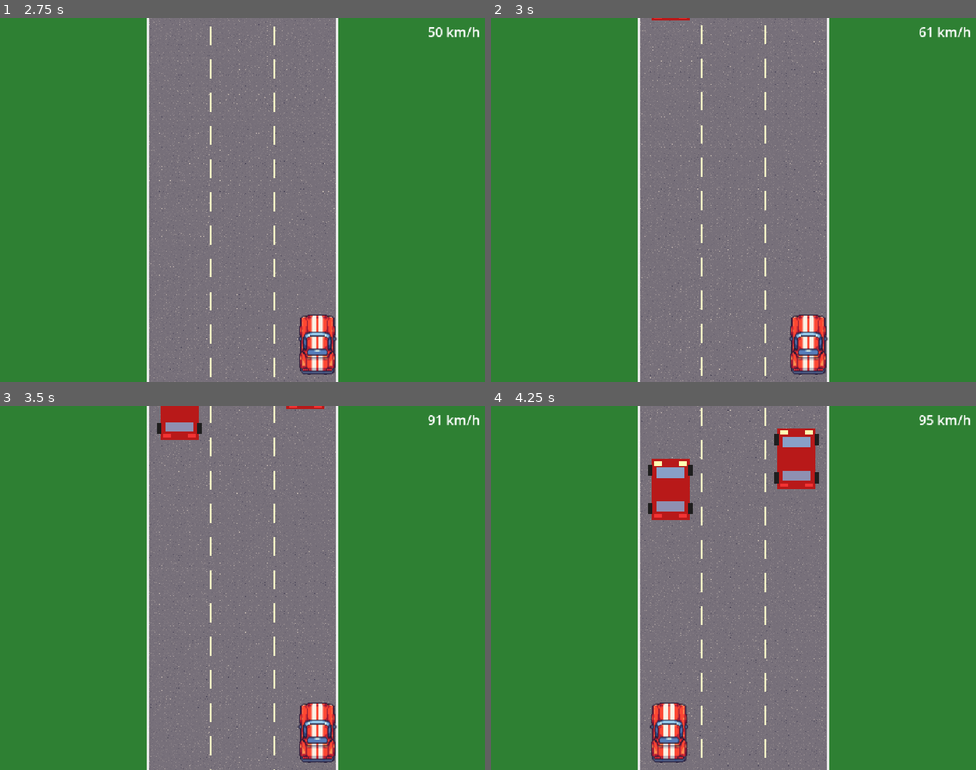
Above: before the commit, frames 1-4 (two rows, left to right).
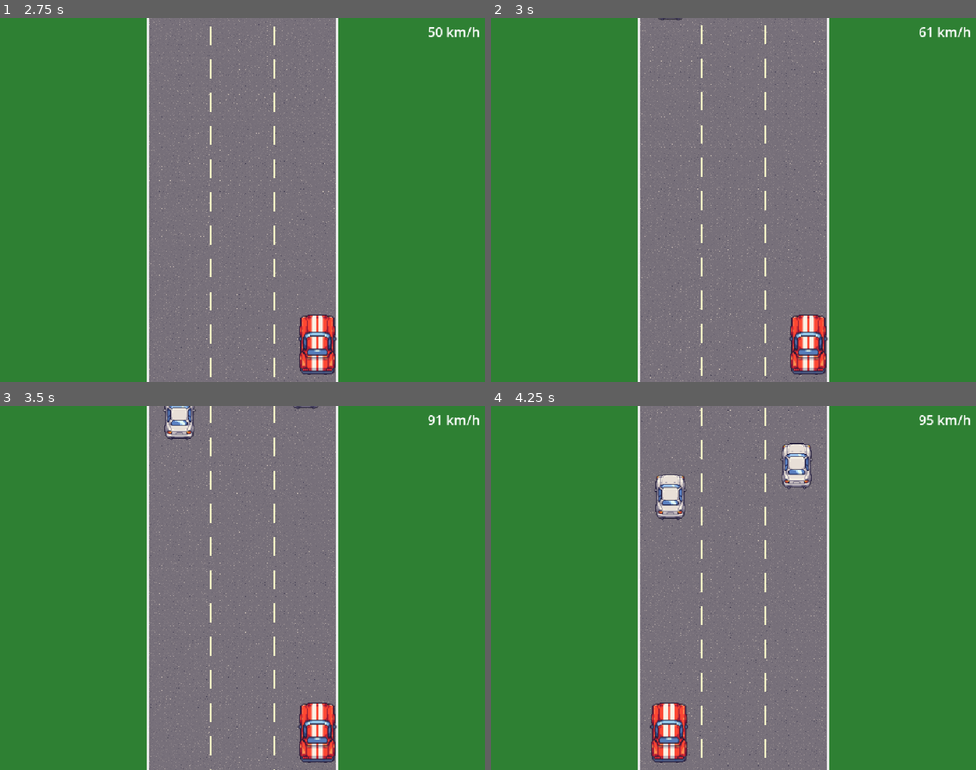
Above: after the commit, the same moments.

Repository: Antonio-Ingegnere/road-race
Game: Godot game, scene res://scenes/main.tscn
Same seed, same stepped clock (60 frames per second), same inputs: the game is played once before the commit and once after it.
Inputs:
- Up to frame 1 (2.75 s): tap Enter at 0.5 s; hold Right (ui_right) 0.53-1.28 s; hold Down (ui_down) 1.28-2.03 s; hold Right (ui_right) from 2.03 s (still down)
- Up to frame 2 (3 s): release Right (ui_right) at 2.78 s; hold Up (ui_up) from 2.78 s (still down)
- Up to frame 3 (3.5 s): keep holding Up (ui_up)
- Up to frame 4 (4.25 s): release Up (ui_up) at 3.53 s; hold Left (ui_left) from 3.53 s (still down)

Frame 1 is identical in both runs. In frame 2, less than 0.1% of the frame differs, in the area x 33-41%, y 0-1%; in frame 3, 0.8%; in frame 4, 2.8%, in the area x 32-68%, y 6-32%.

Commit message:
Replace obstacle cars with HondaCivic sprite and pixel-perfect collision
Procedural rect-drawing replaced with HondaCivic.png (64x64, scaled 1.5x).
Alpha masks built at startup from raw PNG pixels; collision walks the
AABB intersection at 2px steps and fires only on opaque-pixel overlap in
both sprites, so near-misses past car edges are correctly skipped.

Co-Authored-By: Claude Sonnet 4.6 <noreply@anthropic.com>

Diff:
--- a/scenes/main.tscn
+++ b/scenes/main.tscn
@@ -26,11 +26,12 @@
 [node name="HUD" type="CanvasLayer" parent="." unique_id=312456789]
 
 [node name="SpeedLabel" type="Label" parent="HUD" unique_id=312456790]
+anchors_preset = 1
 anchor_left = 1.0
 anchor_right = 1.0
 offset_left = -130.0
+offset_top = 10.0
 offset_right = -10.0
-offset_top = 10.0
 offset_bottom = 46.0
 theme_override_font_sizes/font_size = 28
 horizontal_alignment = 2
--- a/scripts/obstacle_manager.gd
+++ b/scripts/obstacle_manager.gd
@@ -4,13 +4,19 @@
 const ROAD_WIDTH := 400.0
 const LANE_COUNT := 3
 const OBS_SPEED_KMH := 50.0
-const OBS_W := 80.0
-const OBS_H := 128.0
-# Hitbox half-extents used for collision (slightly smaller than visuals)
-const CAR_HW := 34.0
-const CAR_HH := 54.0
-const OBS_HW := 30.0
-const OBS_HH := 52.0
+const OBS_SCALE: float = 1.5
+
+# Player car sprite dims at texture resolution; Sprite2D renders at scale 2
+const CAR_TEX_W := 42
+const CAR_TEX_H := 64
+const CAR_SCR_HW := 42.0  # half-width on screen  = CAR_TEX_W * 2 / 2
+const CAR_SCR_HH := 64.0  # half-height on screen = CAR_TEX_H * 2 / 2
+
+var _obs_tex: Texture2D
+var _obs_mask: PackedByteArray
+var _obs_tex_w: int
+var _obs_tex_h: int
+var _car_mask: PackedByteArray
 
 var _obstacles: Array[Vector2] = []
 var _spawn_timer := 0.0
@@ -23,6 +29,26 @@
 
 func _ready() -> void:
 	_car = get_parent().get_node("Car")
+
+	var obs_img := Image.new()
+	obs_img.load("res://assets/HondaCivic.png")
+	_obs_tex_w = obs_img.get_width()
+	_obs_tex_h = obs_img.get_height()
+	_obs_mask = _build_alpha_mask(obs_img, _obs_tex_w, _obs_tex_h)
+	_obs_tex = ImageTexture.create_from_image(obs_img)
+
+	var car_img := Image.new()
+	car_img.load("res://assets/car.png")
+	_car_mask = _build_alpha_mask(car_img, CAR_TEX_W, CAR_TEX_H)
+
+
+func _build_alpha_mask(img: Image, w: int, h: int) -> PackedByteArray:
+	var mask := PackedByteArray()
+	mask.resize(w * h)
+	for y in range(h):
+		for x in range(w):
+			mask[y * w + x] = 1 if img.get_pixel(x, y).a > 0.1 else 0
+	return mask
 
 
 func _process(delta: float) -> void:
@@ -38,16 +64,43 @@
 	var obs_scroll: float = (_car.speed_kmh - OBS_SPEED_KMH) * _car.KMH_TO_PXS * delta
 	for i in range(_obstacles.size()):
 		_obstacles[i].y += obs_scroll
-	_obstacles = _obstacles.filter(func(p: Vector2) -> bool: return p.y < screen_h + OBS_H)
+	var cull_y := _obs_tex_h * OBS_SCALE * 0.5
+	_obstacles = _obstacles.filter(func(p: Vector2) -> bool: return p.y < screen_h + cull_y)
 
 	var cp := _car.position
 	for op in _obstacles:
-		if abs(cp.x - op.x) < CAR_HW + OBS_HW and abs(cp.y - op.y) < CAR_HH + OBS_HH:
+		if _pixel_collision(op, cp):
 			hit_detected.emit()
 			set_process(false)
 			return
 
 	queue_redraw()
+
+
+func _pixel_collision(op: Vector2, car_pos: Vector2) -> bool:
+	var obs_hw := _obs_tex_w * OBS_SCALE * 0.5
+	var obs_hh := _obs_tex_h * OBS_SCALE * 0.5
+
+	var ix1 := int(maxf(op.x - obs_hw, car_pos.x - CAR_SCR_HW))
+	var ix2 := int(minf(op.x + obs_hw, car_pos.x + CAR_SCR_HW))
+	var iy1 := int(maxf(op.y - obs_hh, car_pos.y - CAR_SCR_HH))
+	var iy2 := int(minf(op.y + obs_hh, car_pos.y + CAR_SCR_HH))
+
+	if ix1 >= ix2 or iy1 >= iy2:
+		return false
+
+	for py in range(iy1, iy2, 2):
+		for px in range(ix1, ix2, 2):
+			var otx := int((px - op.x) / OBS_SCALE + _obs_tex_w * 0.5)
+			var oty := int((py - op.y) / OBS_SCALE + _obs_tex_h * 0.5)
+			var ptx := int((px - car_pos.x) / 2.0 + CAR_TEX_W * 0.5)
+			var pty := int((py - car_pos.y) / 2.0 + CAR_TEX_H * 0.5)
+
+			if otx >= 0 and otx < _obs_tex_w and oty >= 0 and oty < _obs_tex_h:
+				if ptx >= 0 and ptx < CAR_TEX_W and pty >= 0 and pty < CAR_TEX_H:
+					if _obs_mask[oty * _obs_tex_w + otx] and _car_mask[pty * CAR_TEX_W + ptx]:
+						return true
+	return false
 
 
 func _lane_center(lane: int) -> float:
@@ -65,7 +118,6 @@
 
 func _spawn() -> void:
 	var occupied := _occupied_lanes()
-	# Never fill all lanes simultaneously — always leave at least one free
 	if occupied.size() >= LANE_COUNT - 1:
 		return
 	var free_lanes: Array[int] = []
@@ -73,31 +125,15 @@
 		if i not in occupied:
 			free_lanes.append(i)
 	var chosen: int = free_lanes[randi() % free_lanes.size()]
-	_obstacles.append(Vector2(_lane_center(chosen), -OBS_H * 0.5))
+	_obstacles.append(Vector2(_lane_center(chosen), -_obs_tex_h * OBS_SCALE * 0.5))
 
 
 func _draw() -> void:
+	if not _obs_tex:
+		return
+	var half_w := _obs_tex_w * 0.5
+	var half_h := _obs_tex_h * 0.5
 	for p in _obstacles:
-		_draw_obstacle_car(p)
-
-
-func _draw_obstacle_car(p: Vector2) -> void:
-	var hw := OBS_W * 0.5
-	var hh := OBS_H * 0.5
-	# Body
-	draw_rect(Rect2(p.x - hw, p.y - hh, OBS_W, OBS_H), Color(0.72, 0.10, 0.10))
-	# Windshield (top — front of car, facing away from player)
-	draw_rect(Rect2(p.x - hw + 10, p.y - hh + 18, OBS_W - 20, 22), Color(0.50, 0.72, 0.90, 0.85))
-	# Headlights (very top)
-	draw_rect(Rect2(p.x - hw + 6, p.y - hh + 4, 16, 10), Color(1.00, 1.00, 0.70))
-	draw_rect(Rect2(p.x + hw - 22, p.y - hh + 4, 16, 10), Color(1.00, 1.00, 0.70))
-	# Rear window (bottom — back of car, facing player)
-	draw_rect(Rect2(p.x - hw + 10, p.y + hh - 38, OBS_W - 20, 20), Color(0.50, 0.72, 0.90, 0.75))
-	# Taillights (very bottom, closest to player)
-	draw_rect(Rect2(p.x - hw + 6, p.y + hh - 12, 16, 8), Color(0.95, 0.20, 0.20))
-	draw_rect(Rect2(p.x + hw - 22, p.y + hh - 12, 16, 8), Color(0.95, 0.20, 0.20))
-	# Wheels
-	draw_rect(Rect2(p.x - hw - 8, p.y - hh + 12, 10, 24), Color(0.12, 0.12, 0.12))
-	draw_rect(Rect2(p.x + hw - 2, p.y - hh + 12, 10, 24), Color(0.12, 0.12, 0.12))
-	draw_rect(Rect2(p.x - hw - 8, p.y + hh - 36, 10, 24), Color(0.12, 0.12, 0.12))
-	draw_rect(Rect2(p.x + hw - 2, p.y + hh - 36, 10, 24), Color(0.12, 0.12, 0.12))
+		draw_set_transform(p, 0.0, Vector2(OBS_SCALE, OBS_SCALE))
+		draw_texture(_obs_tex, Vector2(-half_w, -half_h))
+	draw_set_transform(Vector2.ZERO)
Binary file added: assets/HondaCivic.png
Not shown, added: assets/HondaCivic.png.import
Not shown, added: assets/asphalt.png.import
